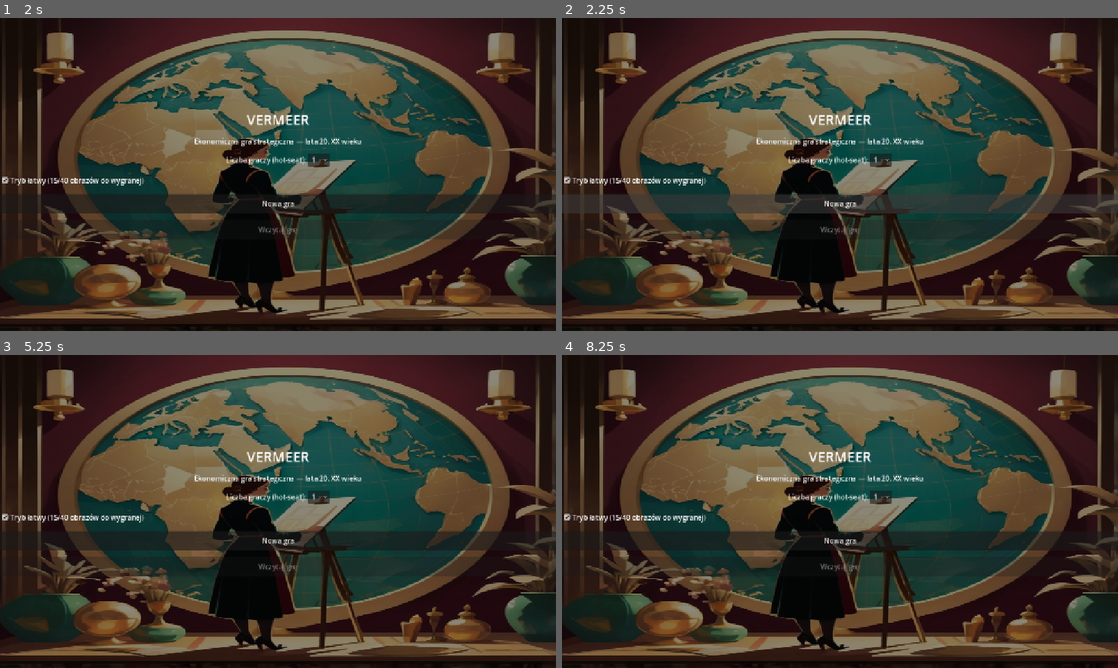
Above: before the commit, frames 1-4 (two rows, left to right).
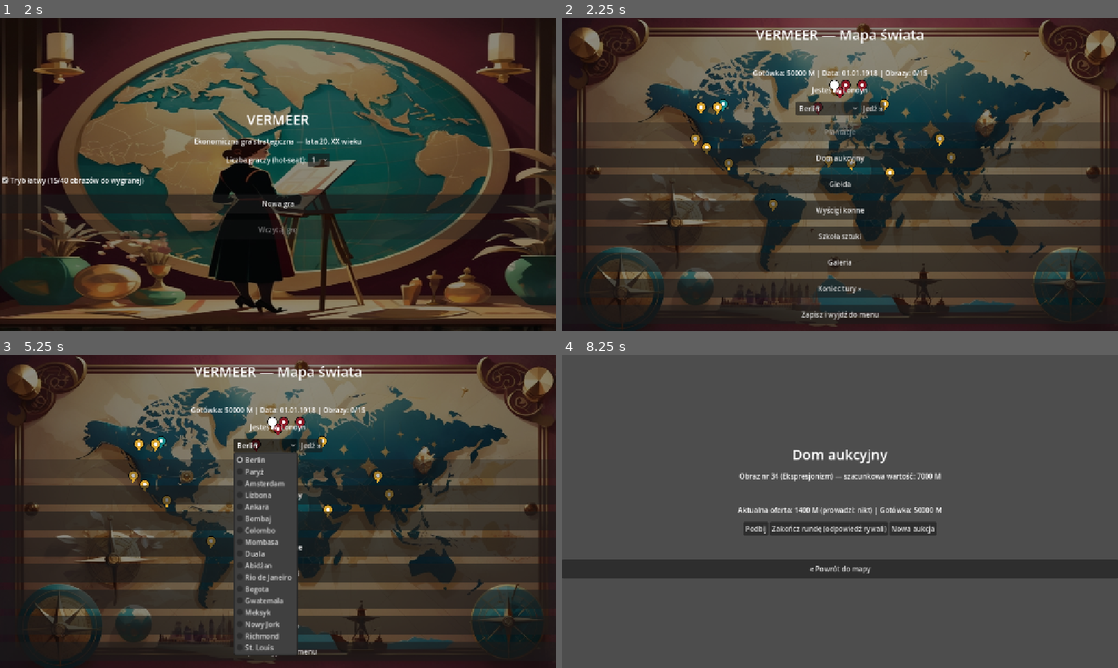
Above: after the commit, the same moments.

Repository: cinekm20/the-forger-retro-tycoon
Game: Godot game, scene res://scenes/main_menu/MainMenu.tscn
Same seed, same stepped clock (60 frames per second), same inputs: the game is played once before the commit and once after it.
Inputs (mouse positions are in pixels of both pictures, inside the frame that each line leads up to):
- Up to frame 1 (2 s): click "1" at 0.5 s; click "Tryb łatwy (15/40 obrazów do …" at 1.25 s
- Up to frame 2 (2.25 s): click "Nowa gra" at 2 s
- Up to frame 3 (5.25 s): click (300, 423) at 2.77 s; click (278, 430) at 3.52 s; click (283, 423) at 4.27 s; click (255, 445) at 5.02 s
- Up to frame 4 (8.25 s): click (834, 423) at 5.77 s; click (884, 442) at 6.52 s; click (940, 477) at 7.27 s; click (951, 495) at 8.02 s

Frame 1 is identical in both runs. In frame 2, 70% of the frame differs, in the area x 0-100%, y 0-100%; in frame 3, 72%; in frame 4, 95%.
Error before the commit: Parse Error: Cannot infer the type of "nx" variable because the value doesn't have a set type. (res://scripts/autoload/PlayerPlantations.gd:62)

Commit message:
Fix a real GDScript type-inference error blocking the game from booting
is_adjacent_to_river() iterated untyped array literals ([-1, 0, 1]),
giving dx/dy Variant type, then declared nx/ny with := — Godot 4.7's
static analyzer can't infer a type for "Variant + int" through :=, so
it refused to compile. This cascaded into a hard boot failure: Godot
loads all autoloads together, so PlayerPlantations failing to compile
also failed Players and Economy (misleadingly reported as their own
"Parse error" even though the actual bug was elsewhere) and the whole
project showed a blank gray screen instead of the main menu.

Fixed by explicitly typing the loop variables (for dx: int in [...])
and the derived variables (var nx: int = ...). Checked every other
for-loop in the project for the same pattern — this was the only
instance.

Co-Authored-By: Claude Sonnet 5 <noreply@anthropic.com>
Claude-Session: https://claude.ai/code/session_01WjdcGYSPdySvPA6GKCaWaN

Diff:
--- a/game/scripts/autoload/PlayerPlantations.gd
+++ b/game/scripts/autoload/PlayerPlantations.gd
@@ -55,12 +55,12 @@
 func is_adjacent_to_river(tile_index: int) -> bool:
 	var x := tile_index % GRID_SIZE
 	var y := tile_index / GRID_SIZE
-	for dx in [-1, 0, 1]:
-		for dy in [-1, 0, 1]:
+	for dx: int in [-1, 0, 1]:
+		for dy: int in [-1, 0, 1]:
 			if dx == 0 and dy == 0:
 				continue
-			var nx := x + dx
-			var ny := y + dy
+			var nx: int = x + dx
+			var ny: int = y + dy
 			if nx == RIVER_COLUMN and ny >= 0 and ny < GRID_SIZE:
 				return true
 	return false
